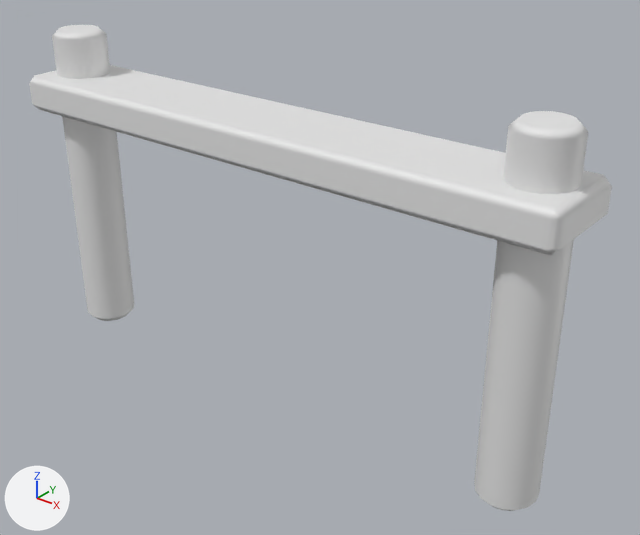
What one commit did to the FBX model CrashCourse/Assets/ART_Assets/Platforms/Small/M_Small_Suport_2.fbx.
Both versions are drawn from a camera (50 mm lens) standing at (82.44, 28.48, 1.43) and looking at (79.28, 32.43, -1.02). The axes (+X, +Y, +Z) are drawn at lower left. The lights are the same throughout. The first picture is the older version. Where no turn or scale is listed for an object, it has been applied to the vertices.

Objects in the first picture: 'M_Small_Suport_2'.
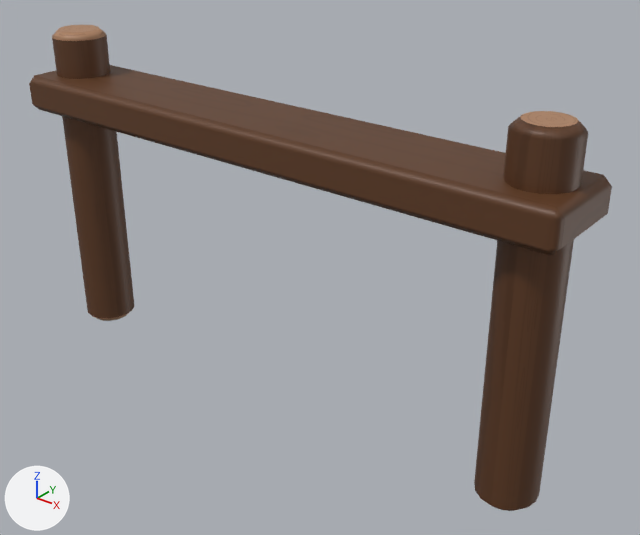
The change, as JSON lines over the scene's bpy script:
```json
{"op": "add", "block": "img_row_1_uv_png", "code": ["img_row_1_uv_png = load_image('Row_1_UV.png', '../Textures/Row_1_UV.png', 1024, 1024, 'sRGB')"]}
{"op": "add", "block": "mat_row_1", "code": ["mat_row_1 = principled_material('Row_1')", "mat_row_1.texture = img_row_1_uv_png"]}
{"block": "me_cube_712", "where": "me_cube_712.from_pydata(...)  # 152 vertices, 126 faces; spans x -2.0..2.0, y -0.32..0.32, z -1.8..0.43"}
{"op": "add", "block": "me_cube_712", "code": "me_cube_712.materials.append(mat_row_1)  # picture img_row_1_uv_png"}
```

Boxes [x1, y1, x2, y2] around the edits, measured in the pictures (640 x 535 px):
```json
{"object": "M_Small_Suport_2", "change": "recoloured", "before": [29, 25, 612, 511], "after": [29, 25, 612, 511], "on screen": "white to brown"}
```
